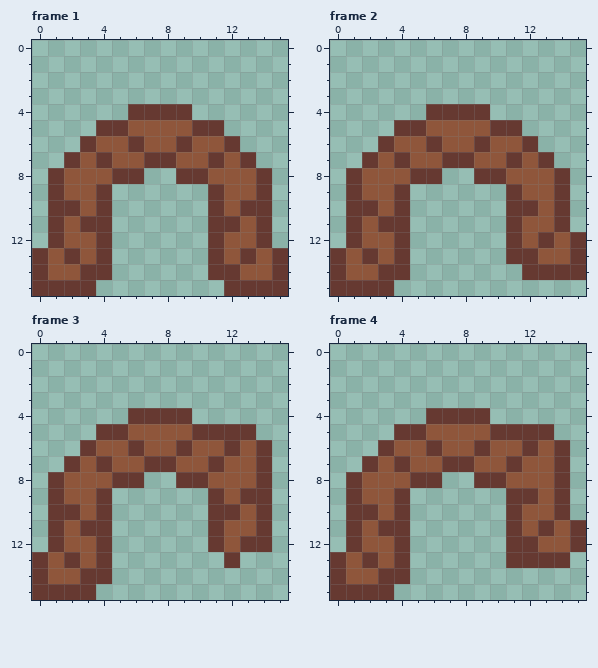
Edited in one commit: pixel-art file (graphics/worm_jump.aseprite). This is how it looked before the edit.
16x16 pixels, 12 frames. Shown: frame 1, frame 2, frame 3, frame 4. The commit also changed other frames, which this record leaves out.
Now the later version:
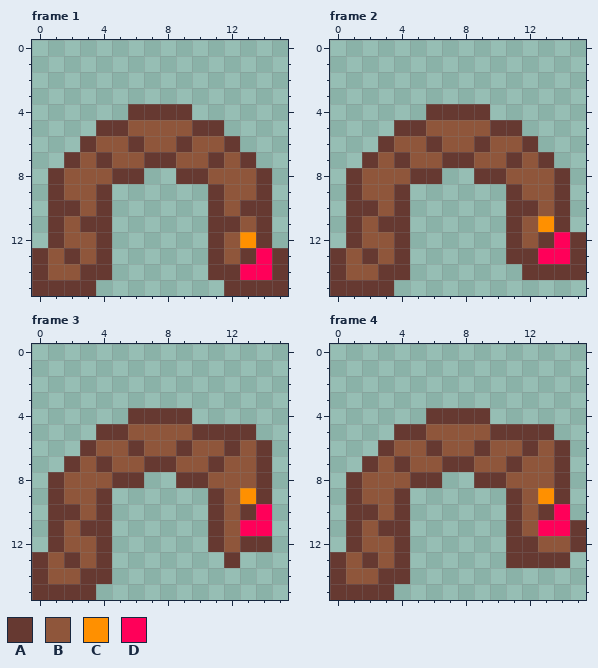
Palette (. is transparent): A #663931  B #8f563b  C #ff9000  D #ff0059
Changes in this commit:
Changed rows in their new state; - is an unchanged pixel.
Frame 1:
first column x 13:
12 C-
13 -D
14 DD
Frame 2:
first column x 13:
11 C-
12 -D
13 DD
Frame 3:
first column x 12:
 9 -C-
10 BAD
11 -DD
Frame 4:
first column x 12:
 9 BC-
10 -AD
11 -DD
Where, in picture pixels (left, top, right, bottom), the same in both pictures:
changed: (240, 232, 272, 280)
changed: (538, 216, 570, 264)
changed: (224, 488, 272, 536)
changed: (522, 488, 570, 536)
